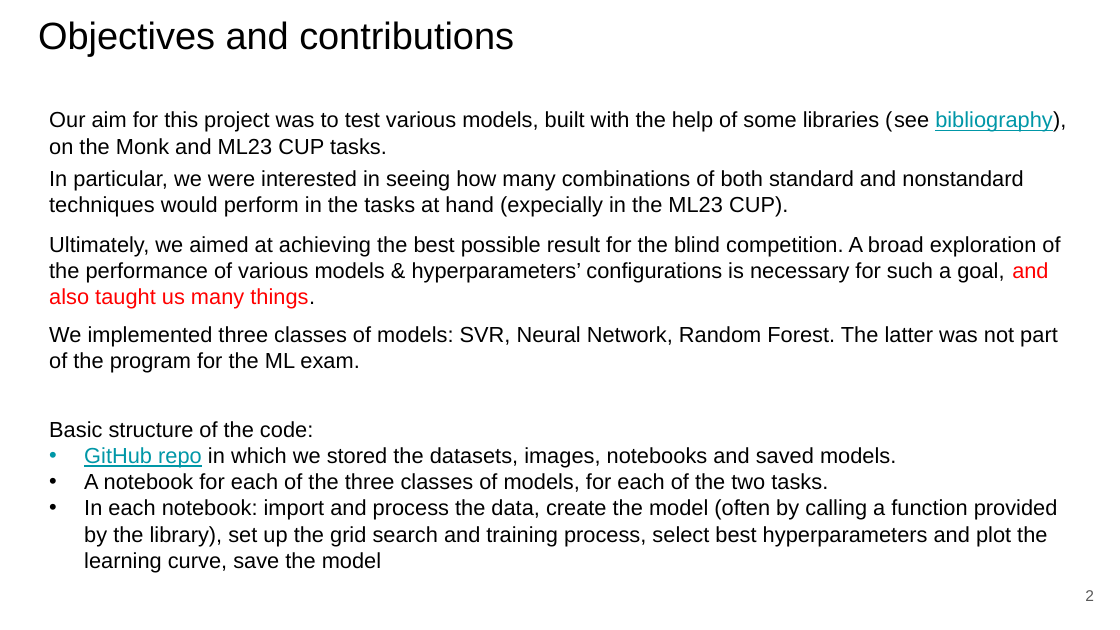
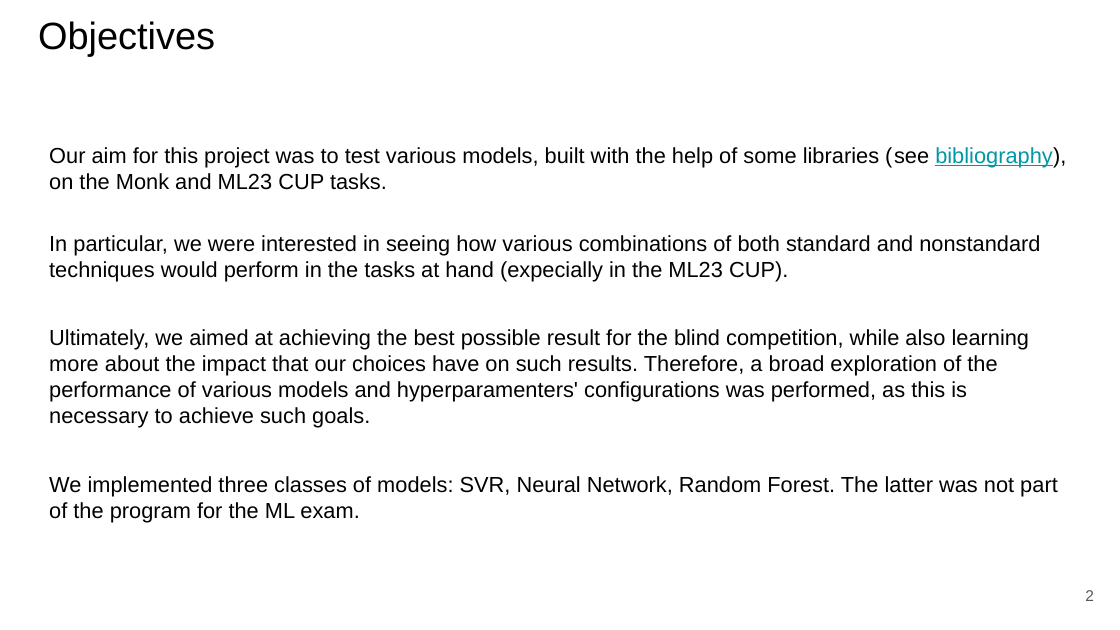
Before and after one commit to paolo-junior-mollica/machine-learning-project, a slide deck: slide 2 of relazione/ML-2023-PRJ-Slides-Demo.pptx. Drawn at 1120x630 pixels with LibreOffice and Linux fonts; fonts in the diff are those of the drawing. Boxes give left, top, right and bottom in pixels: in the first picture for what was removed or moved away, otherwise in the second. Text is boxed around its words. In the diff, an @@ line names an element or a change of style, - is before the commit and + after.

```diff
--- a/relazione/ML-2023-PRJ-Slides-Demo.pptx
+++ b/relazione/ML-2023-PRJ-Slides-Demo.pptx
@@ text at (x1=38, y1=21, x2=215, y2=56): text changed @@
-Objectives and contributions
+Objectives
@@ text "Our aim for this project ..." moved from (x1=49, y1=111, x2=1066, y2=155) to (x1=49, y1=147, x2=1066, y2=190) @@
@@ text at (x1=49, y1=235, x2=1040, y2=282): text changed @@
-In particular, we were interested in seeing how many combinations of both standard and nonstandard techniques would perform in the tasks at hand (expecially in the ML23 CUP).
+In particular, we were interested in seeing how various combinations of both standard and nonstandard techniques would perform in the tasks at hand (expecially in the ML23 CUP).
@@ text at (x1=49, y1=329, x2=1030, y2=428): text changed @@
-Ultimately, we aimed at achieving the best possible result for the blind competition. A broad exploration of the performance of various models & hyperparameters’ configurations is necessary for such a goal, and also taught us many things.
+Ultimately, we aimed at achieving the best possible result for the blind competition, while also learning more about the impact that our choices have on such results. Therefore, a broad exploration of the performance of various models and hyperparamenters' configurations was performed, as this is necessary to achieve such goals.
@@ text removed at (x1=49, y1=421, x2=1058, y2=572) @@
-Basic structure of the code:
-• GitHub repo in which we stored the datasets, images, notebooks and saved models.
-• A notebook for each of the three classes of models, for each of the two tasks.
-• In each notebook: import and process the data, create the model (often by calling a function provided by the library), set up the grid search and training process, select best hyperparameters and plot the learning curve, save the model
@@ text "We implemented three classes of ..." moved from (x1=49, y1=326, x2=1058, y2=373) to (x1=49, y1=476, x2=1058, y2=523) @@
```
Also in this commit, not shown: 5 other slides changed, 4 slides added.
